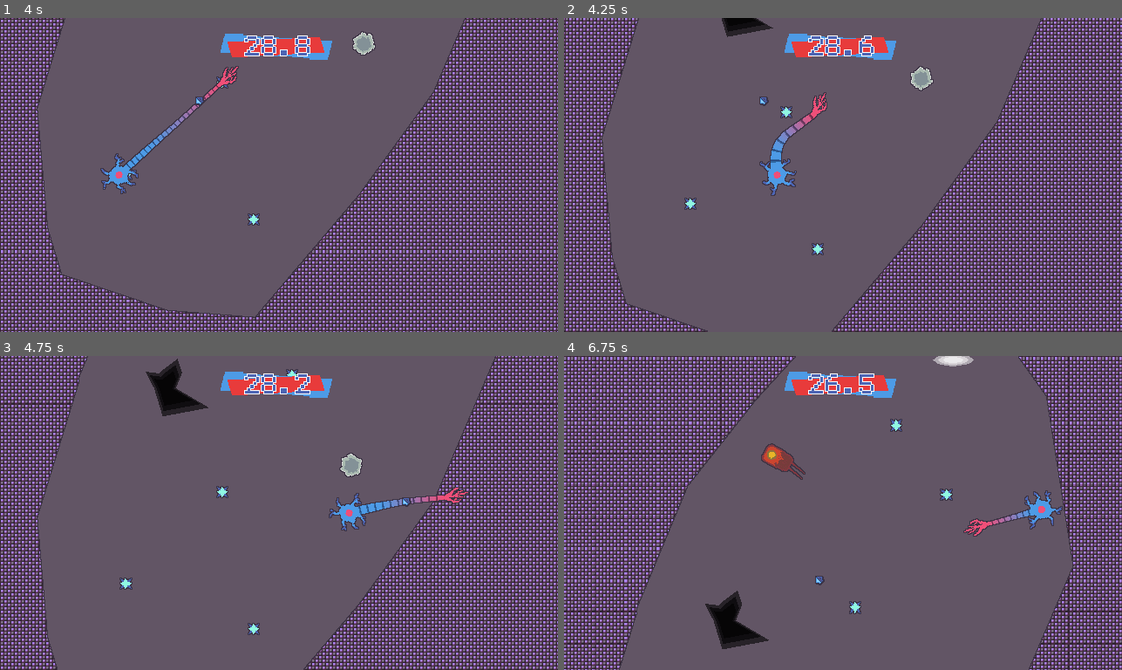
Above: before the commit, frames 1-4 (two rows, left to right).
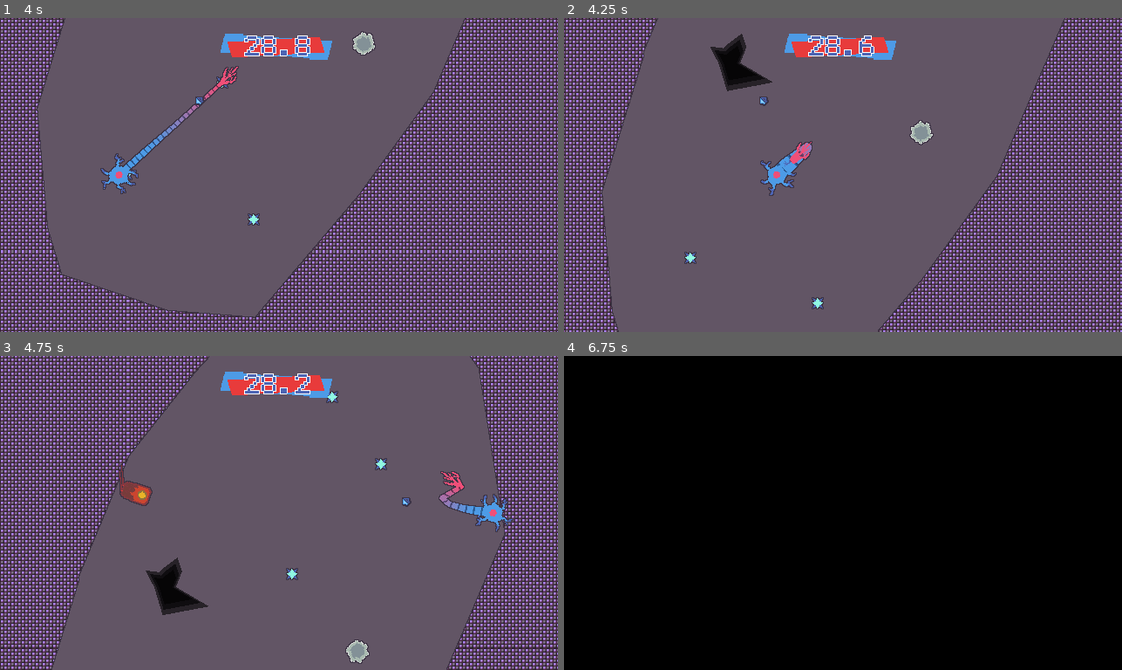
Above: after the commit, the same moments.

Repository: bnhrl/MomentumIsEverythingCountDown
Game: Godot game, scene res://Game/MainMenu/main_menu.tscn
The game is run twice, just before and just after one commit, with the same random seed, the same clock (stepped at 60 frames per second) and the same inputs.
Inputs (mouse positions are in pixels of both pictures, inside the frame that each line leads up to):
- Up to frame 1 (4 s): move the mouse to (267, 225) at 0.52 s; hold W (up) 0.53-2.03 s; click (267, 225) at 0.6 s; move the mouse to (61, 291) at 1.27 s; click (61, 291) at 1.35 s; move the mouse to (312, 149) at 2.02 s; hold A (left) 2.03-3.53 s; click (312, 149) at 2.1 s; move the mouse to (306, 175) at 2.77 s; click (306, 175) at 2.85 s; move the mouse to (195, 96) at 3.52 s; hold S (down) from 3.53 s (still down); click (195, 96) at 3.6 s
- Up to frame 2 (4.25 s): keep holding S (down); tap Escape (escape) at 4.15 s
- Up to frame 3 (4.75 s): move the mouse to (401, 497) at 4.27 s; release S (down) at 4.28 s; hold D (right) from 4.28 s (still down); click (401, 497) at 4.35 s
- Up to frame 4 (6.75 s): move the mouse to (731, 528) at 5.02 s; release D (right) at 5.03 s; hold W (up) 5.03-5.78 s; click (731, 528) at 5.1 s; move the mouse to (898, 443) at 5.77 s; hold D (right) from 5.78 s (still down); click (898, 443) at 5.85 s; move the mouse to (815, 575) at 6.52 s; click (815, 575) at 6.6 s

Frame 1 is identical in both runs. In frame 2, 34% of the frame differs, in the area x 0-100%, y 0-100%; in frame 3, 38%; in frame 4, 99%.

Commit message:
Added icon, fixed Intensifying not ending after exiting level, fixed getting stuck to GrapplePoints by spamming LMB

Diff:
--- a/Game/GrapplePoints/grapple_point.gd
+++ b/Game/GrapplePoints/grapple_point.gd
@@ -1,4 +1,8 @@
 class_name GrapplePoint extends Area2D
+
+
+func _process(_delta: float) -> void:
+	_process_passing()
 
 
 signal grappled
@@ -11,6 +15,8 @@
 	released.emit()
 
 signal passed
-func _on_body_entered(body: Node2D) -> void:
-	if body is Player: body.passed_grapple_object()
-	passed.emit()
+func _process_passing() -> void:
+	for body in get_overlapping_bodies():
+		if body is Player and body.grappled_object == self:
+			body.passed_grapple_object()
+			passed.emit()
--- a/Game/GrapplePoints/grapple_point.tscn
+++ b/Game/GrapplePoints/grapple_point.tscn
@@ -18,5 +18,3 @@
 
 [node name="Collision" type="CollisionPolygon2D" parent="." unique_id=1981361459]
 polygon = PackedVector2Array(0, -8, -8, 0, 0, 8, 8, 0)
-
-[connection signal="body_entered" from="." to="." method="_on_body_entered"]
--- a/Game/Levels/_Base/level.gd
+++ b/Game/Levels/_Base/level.gd
@@ -27,6 +27,7 @@
 	if Input.is_action_pressed("escape"):
 		exiting -= delta
 		if exiting <= 0.0:
+			Effects.unintensify()
 			Scenes.swap_scene("Level Select")
 		exiting_label.text = "Exiting... " + str(snappedf(exiting, 0.1))
 		exiting_label.show()
@@ -63,11 +64,13 @@
 	Effects.intensify()
 
 func player_dead() -> void:
+	Effects.unintensify()
 	await Scenes._fade_in(0.25)
 	get_tree().reload_current_scene()
 	Scenes._fade_out(0.25)
 
 func level_completed() -> void:
+	Effects.unintensify()
 	var lvl := name.replacen("Level","")
 	Scenes.level_completed(int(lvl))
 	Scenes.swap_scene("Level Select")
Binary file added: Assets/Textures/icon.png
Not shown, added: Assets/Textures/icon.png.import
